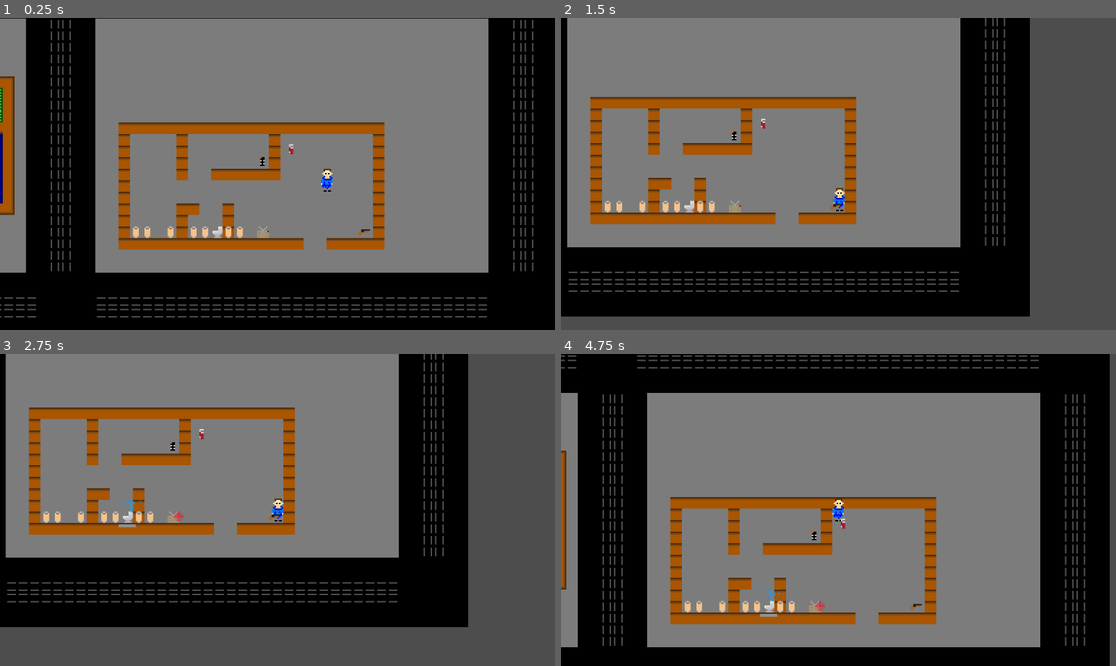
Above: before the commit, frames 1-4 (two rows, left to right).
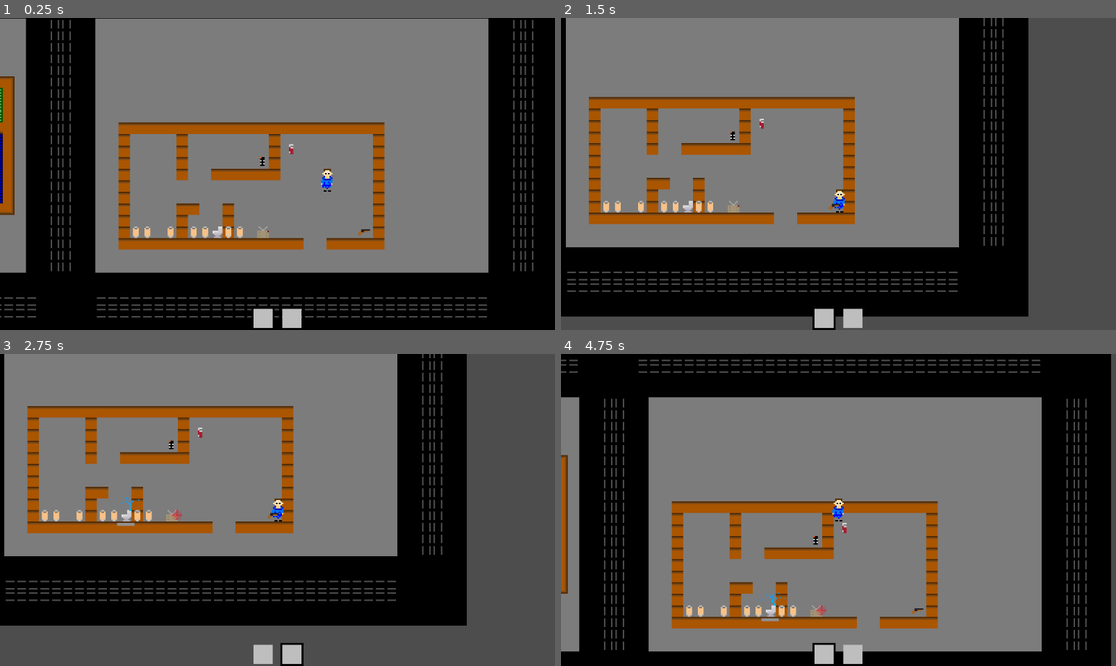
Above: after the commit, the same moments.

Repository: Miles-Miles2/MicroJam_RETRO
Game: Godot game, scene res://scenes/map.tscn
The game is run twice, just before and just after one commit, with the same random seed, the same clock (stepped at 60 frames per second) and the same inputs.
Inputs (mouse positions are in pixels of both pictures, inside the frame that each line leads up to):
- Up to frame 1 (0.25 s): no input
- Up to frame 2 (1.5 s): move the mouse to (960, 158) at 0.52 s; hold D (move_right) 0.53-1.28 s; tap Q (drop) at 0.6 s; tap 1 (invSlot1) at 0.8, 1.35 s; move the mouse to (727, 189) at 1.27 s; hold S (move_down) from 1.28 s (still down)
- Up to frame 3 (2.75 s): tap 2 (invSlot2) at 1.55, 2.1 s; move the mouse to (333, 441) at 2.02 s; release S (move_down) at 2.03 s; hold D (move_right) from 2.03 s (still down); tap Q (drop) at 2.3 s
- Up to frame 4 (4.75 s): tap Enter at 2.75 s; move the mouse to (810, 572) at 2.77 s; release D (move_right) at 2.78 s; hold W (move_up) 2.78-3.53 s; tap Q (drop) at 2.85, 4.55 s; tap 1 (invSlot1) at 3.05, 4.35 s; move the mouse to (1005, 556) at 3.52 s; hold A (move_left) from 3.53 s (still down); tap E (interact) at 3.6 s; tap 2 (invSlot2) at 3.8 s; move the mouse to (672, 463) at 4.27 s

The runs differ from the first frame. In frame 1, 0.4% of the frame differs, in the area x 45-55%, y 93-100%; in frame 2, 3.9%; in frame 3, 8.8%; in frame 4, 14%, in the area x 0-100%, y 0-100%.
Error before the commit: Invalid assignment of property or key 'equipped' with value of type 'bool' on a base object of type 'Nil'. (res://scripts/player.gd:49)

Commit message:
added inventory UI

Diff:
--- a/scenes/map.tscn
+++ b/scenes/map.tscn
@@ -1,4 +1,3 @@
-
 [gd_scene load_steps=19 format=3 uid="uid://bd8sj6gy5u2v2"]
 
 [ext_resource type="Texture2D" uid="uid://dw1lmt2nhp1r7" path="res://Assets/Sprites/1.png" id="1_8onjb"]
@@ -133,8 +132,10 @@
 one_shot = true
 autostart = true
 
-[node name="player" parent="." instance=ExtResource("3_shkqn")]
+[node name="player" parent="." node_paths=PackedStringArray("outline1", "outline2") instance=ExtResource("3_shkqn")]
 position = Vector2(-571, 12)
+outline1 = NodePath("../CanvasLayer/Control/outline")
+outline2 = NodePath("../CanvasLayer/Control2/outline")
 
 [node name="Toilet" parent="." instance=ExtResource("4_0c5x1")]
 position = Vector2(-647, 48)
@@ -153,7 +154,6 @@
 [node name="wrench" parent="." instance=ExtResource("8_bbra6")]
 position = Vector2(-595, -10)
 
-
 [node name="npc" parent="." instance=ExtResource("9_w108p")]
 position = Vector2(-855, -12)
 
@@ -178,5 +178,76 @@
 [node name="blicky" parent="." instance=ExtResource("10_ucp82")]
 position = Vector2(-545, 47)
 
+[node name="CanvasLayer" type="CanvasLayer" parent="."]
+
+[node name="Control" type="Control" parent="CanvasLayer"]
+layout_mode = 3
+anchors_preset = 7
+anchor_left = 0.5
+anchor_top = 1.0
+anchor_right = 0.5
+anchor_bottom = 1.0
+offset_left = -50.0
+offset_top = -44.0
+offset_right = -10.0
+offset_bottom = -4.0
+grow_horizontal = 2
+grow_vertical = 0
+
+[node name="outline" type="ColorRect" parent="CanvasLayer/Control"]
+visible = false
+layout_mode = 0
+offset_left = -4.0
+offset_top = -4.0
+offset_right = 36.0
+offset_bottom = 36.0
+scale = Vector2(1.2, 1.2)
+color = Color(0, 0, 0, 1)
+
+[node name="ColorRect" type="ColorRect" parent="CanvasLayer/Control"]
+layout_mode = 0
+offset_right = 40.0
+offset_bottom = 40.0
+color = Color(0.74558, 0.74558, 0.74558, 1)
+
+[node name="TextureRect" type="TextureRect" parent="CanvasLayer/Control"]
+layout_mode = 0
+offset_right = 40.0
+offset_bottom = 40.0
+
+[node name="Control2" type="Control" parent="CanvasLayer"]
+layout_mode = 3
+anchors_preset = 7
+anchor_left = 0.5
+anchor_top = 1.0
+anchor_right = 0.5
+anchor_bottom = 1.0
+offset_left = 10.0
+offset_top = -44.0
+offset_right = 50.0
+offset_bottom = -4.0
+grow_horizontal = 2
+grow_vertical = 0
+
+[node name="outline" type="ColorRect" parent="CanvasLayer/Control2"]
+visible = false
+layout_mode = 0
+offset_left = -4.0
+offset_top = -4.0
+offset_right = 36.0
+offset_bottom = 36.0
+scale = Vector2(1.2, 1.2)
+color = Color(0, 0, 0, 1)
+
+[node name="ColorRect" type="ColorRect" parent="CanvasLayer/Control2"]
+layout_mode = 0
+offset_right = 40.0
+offset_bottom = 40.0
+color = Color(0.74558, 0.74558, 0.74558, 1)
+
+[node name="TextureRect" type="TextureRect" parent="CanvasLayer/Control2"]
+layout_mode = 0
+offset_right = 40.0
+offset_bottom = 40.0
 
 [connection signal="timeout" from="gamemanager/Timer" to="gamemanager" method="_on_timer_timeout"]
--- a/scenes/player.tscn
+++ b/scenes/player.tscn
@@ -4,8 +4,8 @@
 [ext_resource type="Texture2D" uid="uid://e23aqg11vc0a" path="res://Assets/Sprites/playerSpritesheet.png" id="2_744tw"]
 
 [sub_resource type="CapsuleShape2D" id="CapsuleShape2D_aw3ym"]
-radius = 4.0
-height = 10.0
+radius = 3.0
+height = 6.0
 
 [node name="player" type="CharacterBody2D" groups=["player"]]
 script = ExtResource("1_gfih1")
@@ -16,7 +16,7 @@
 region_rect = Rect2(24, 0, 8, 16)
 
 [node name="CollisionShape2D" type="CollisionShape2D" parent="."]
-position = Vector2(0, 4)
+position = Vector2(0, 5)
 shape = SubResource("CapsuleShape2D_aw3ym")
 
 [node name="Backpack" type="Node2D" parent="."]
--- a/scripts/player.gd
+++ b/scripts/player.gd
@@ -4,10 +4,15 @@
 const SPEED = 10000.0
 
 @export var inventory: Array = [null, null]
+@export var outline1: ColorRect
+@export var outline2: ColorRect
+@onready var outlines: Array = [outline1, outline2]
+
 var selectedIndex: int = 0
 
 # Get the gravity from the project settings to be synced with RigidBody nodes.
-
+func _ready() -> void:
+	outline1.visible = true
 
 func _physics_process(delta: float) -> void:
 	# Add the gravity.
@@ -27,8 +32,12 @@
 
 	if Input.is_action_just_pressed("invSlot1"):
 		selectItem(0)
+		outline1.visible = true
+		outline2.visible = false
 	elif Input.is_action_just_pressed("invSlot2"):
 		selectItem(1)
+		outline1.visible = false
+		outline2.visible = true
 	elif Input.is_action_just_pressed("drop"):
 		dropItem()
 
@@ -46,15 +55,12 @@
 
 func dropItem():
 
-	inventory[selectedIndex].equipped = false
-	inventory[selectedIndex].get_parent().reparent(get_tree().root.get_child(0))
-	inventory[selectedIndex] = null
-
 	if inventory[selectedIndex]:
 		inventory[selectedIndex].equipped = false
 		inventory[selectedIndex].state = "onGround"
 		inventory[selectedIndex].get_parent().reparent(get_tree().root.get_child(0))
 		inventory[selectedIndex] = null
+		outlines[selectedIndex].get_parent().get_node("TextureRect").texture = null
 
 func pickUpItem(item: Node2D):
 	print(inventory)
@@ -66,3 +72,4 @@
 	item.visible = true
 	item.get_parent().position = Vector2(0,0)
 	inventory[selectedIndex] = item
+	outlines[selectedIndex].get_parent().get_node("TextureRect").texture = item.get_parent().get_node("Sprite2D").texture
Binary file changed: Assets/Sprites/npcs.png
